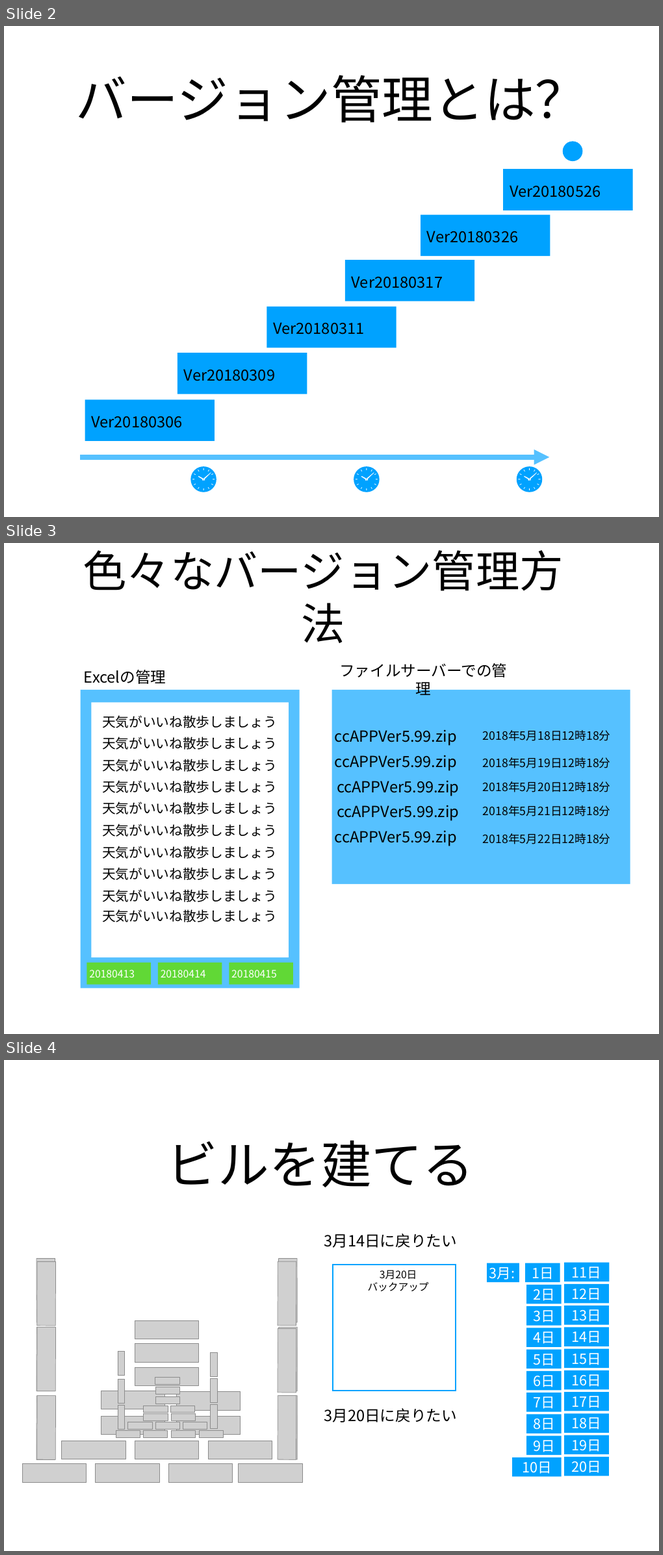
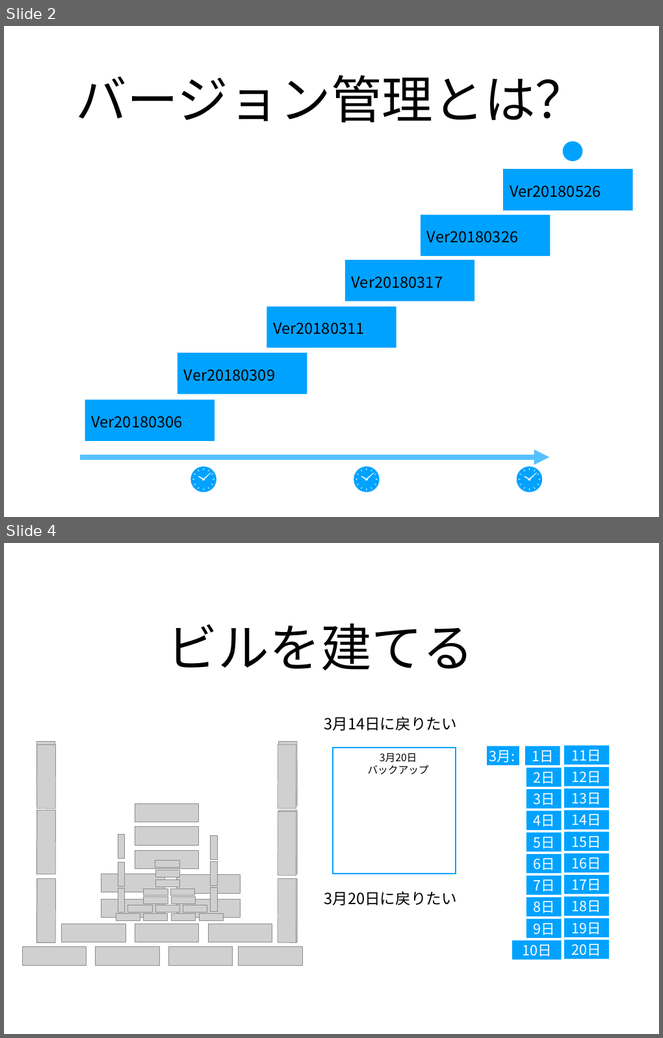
Before and after one commit to xu1718191411/NagoyaStudy, a slide deck: Git入門.pptx. Shown one above the other, each under a label of ours: slides 2, 3 and 4 before the commit, slides 2 and 4 after it; the slides between them are not shown. The pictures are 663x1555 and 663x1038 pixels, drawn with LibreOffice and Linux fonts; fonts in the diff are those of the drawing; grey boxes stand for pictures. Boxes give left, top, right and bottom in pixels: in the first picture for what was removed or moved away, otherwise in the second. Text is boxed around its words. In the diff, an @@ line names an element or a change of style, - is before the commit and + after.

```diff
--- a/Git入門.pptx
+++ b/Git入門.pptx
@@ slide 3 removed at (4, 543, 659, 1034), background #FFFFFF @@
@@ text removed at (83, 550, 563, 643) @@
-色々なバージョン管理方法
@@ text removed at (84, 670, 166, 684) @@
-Excelの管理
@@ text removed at (339, 663, 507, 695) @@
-ファイルサーバーでの管理
@@ rectangle removed at (81, 690, 299, 988) @@
@@ rectangle removed at (332, 690, 631, 884) @@
@@ rectangle removed at (92, 702, 289, 958) @@
@@ text removed at (102, 715, 277, 728) @@
-天気がいいね散歩しましょう
@@ text removed at (102, 737, 277, 750) @@
-天気がいいね散歩しましょう
@@ text removed at (335, 730, 457, 746) @@
-ccAPPVer5.99.zip
@@ text removed at (483, 730, 611, 741) @@
-2018年5月18日12時18分
@@ text removed at (335, 755, 457, 771) @@
-ccAPPVer5.99.zip
@@ text removed at (102, 759, 277, 772) @@
-天気がいいね散歩しましょう
@@ text removed at (483, 757, 611, 769) @@
-2018年5月19日12時18分
@@ text removed at (102, 780, 277, 793) @@
-天気がいいね散歩しましょう
@@ text removed at (337, 780, 459, 797) @@
-ccAPPVer5.99.zip
@@ text removed at (483, 782, 611, 793) @@
-2018年5月20日12時18分
@@ text removed at (102, 802, 277, 815) @@
-天気がいいね散歩しましょう
@@ text removed at (337, 805, 459, 821) @@
-ccAPPVer5.99.zip
@@ text removed at (483, 806, 611, 817) @@
-2018年5月21日12時18分
@@ text removed at (102, 824, 277, 837) @@
-天気がいいね散歩しましょう
@@ text removed at (335, 830, 457, 847) @@
-ccAPPVer5.99.zip
@@ text removed at (483, 834, 611, 845) @@
-2018年5月22日12時18分
@@ text removed at (102, 846, 277, 859) @@
-天気がいいね散歩しましょう
@@ text removed at (102, 867, 277, 880) @@
-天気がいいね散歩しましょう
@@ text removed at (102, 889, 277, 902) @@
-天気がいいね散歩しましょう
@@ text removed at (102, 910, 277, 923) @@
-天気がいいね散歩しましょう
@@ rectangle removed at (87, 963, 151, 985) @@
@@ text removed at (89, 970, 135, 978) @@
-20180413
@@ rectangle removed at (158, 963, 222, 985) @@
@@ text removed at (161, 970, 206, 978) @@
-20180414
@@ rectangle removed at (230, 963, 293, 985) @@
@@ text removed at (232, 970, 277, 978) @@
-20180415
```
Also in this commit, not shown: 3 slides changed, 1 slide added, 2 other files.
